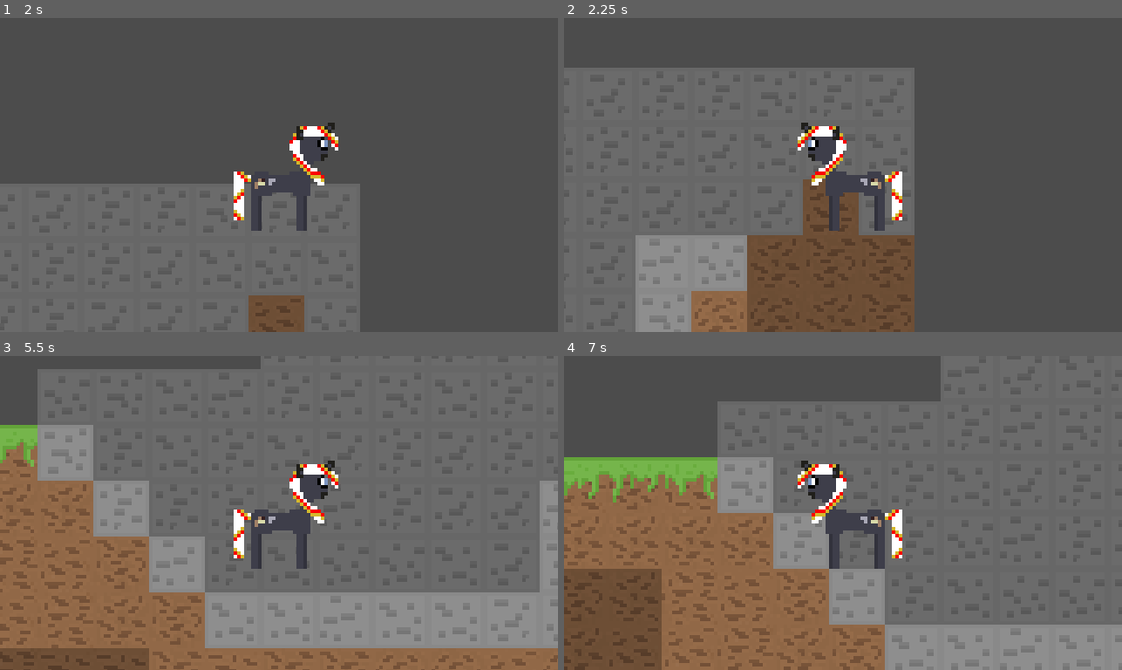
Above: before the commit, frames 1-4 (two rows, left to right).
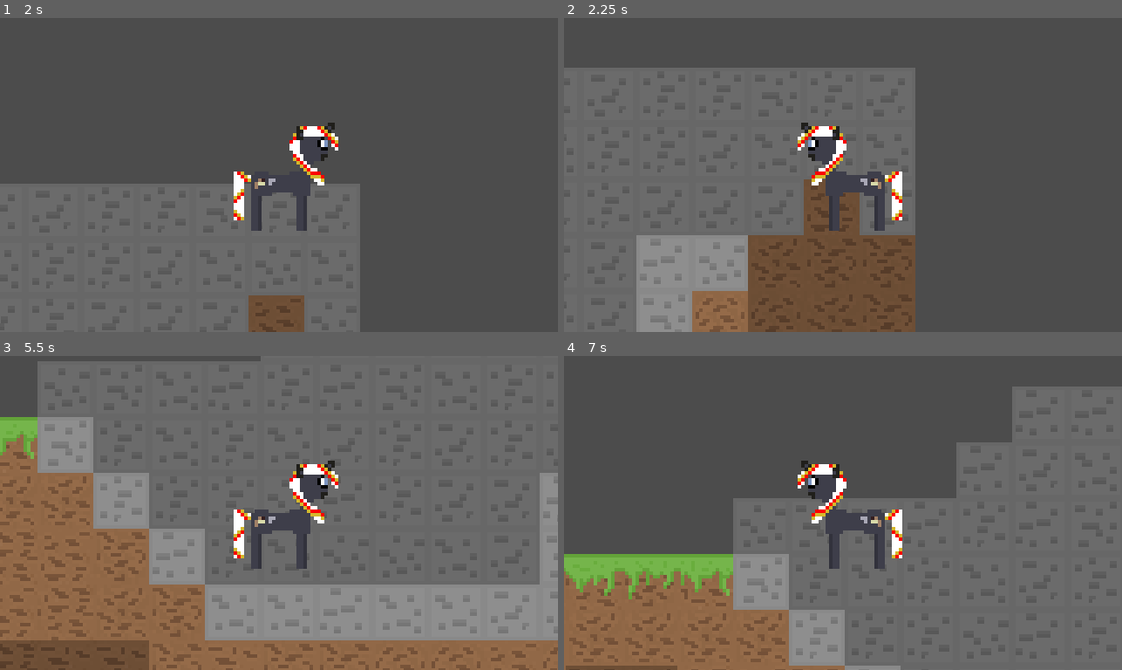
Above: after the commit, the same moments.

Repository: SilkRose/Roll-Pony-Game
Game: Godot game, scene res://World.tscn
The game is run twice, just before and just after one commit, with the same random seed, the same clock (stepped at 60 frames per second) and the same inputs.
Inputs:
- Up to frame 1 (2 s): tap Enter at 0.5 s; hold Right (ui_right) from 0.53 s (still down); tap Space (jump) at 0.77, 1.52 s
- Up to frame 2 (2.25 s): release Right (ui_right) at 2.03 s; hold Left (ui_left) from 2.03 s (still down)
- Up to frame 3 (5.5 s): release Left (ui_left) at 2.78 s; hold Right (ui_right) 2.78-4.28 s; tap Space (jump) at 3.02, 3.77, 4.52 s; hold Left (ui_left) 4.28-5.03 s; hold Right (ui_right) from 5.03 s (still down)
- Up to frame 4 (7 s): release Right (ui_right) at 5.78 s; hold Left (ui_left) from 5.78 s (still down); tap Space (jump) at 6.02, 6.77 s

Frame 1 is identical in both runs. In frame 2, 0.6% of the frame differs, in the area x 12-63%, y 15-100%; in frame 3, 15%; in frame 4, 47%, in the area x 0-100%, y 0-100%.

Commit message:
Fix jumping when colliding with walls

Diff:
--- a/Player.gd
+++ b/Player.gd
@@ -1,9 +1,15 @@
 extends KinematicBody2D
+
+const FLOOR = Vector2.UP
+const FLOOR_MAX_DEG = deg2rad(45)
+const SNAP_DIR = Vector2.DOWN
+const SNAP_LEN = 16
 
 export var move_speed = 80
 export var acceleration = 800
 
 var velocity := Vector2.ZERO
+var snap_vector = SNAP_DIR * SNAP_LEN
 
 export var jump_height : float
 export var jump_time_to_peak : float
@@ -24,13 +30,11 @@
 		global_position.x = 0
 		global_position.y = 0
 
-	velocity = move_and_slide(velocity, Vector2.UP)
+	velocity = move_and_slide_with_snap(velocity, snap_vector, FLOOR, true, 4, FLOOR_MAX_DEG)
 
 func get_gravity() -> float:
-	if !is_on_floor() and !is_on_wall():
+		snap_vector = Vector2.UP * 0
 		return jump_gravity if velocity.y < 0.0 else fall_gravity
-	else:
-		 return 0.0
 
 func jump():
 	velocity.y = jump_velocity
